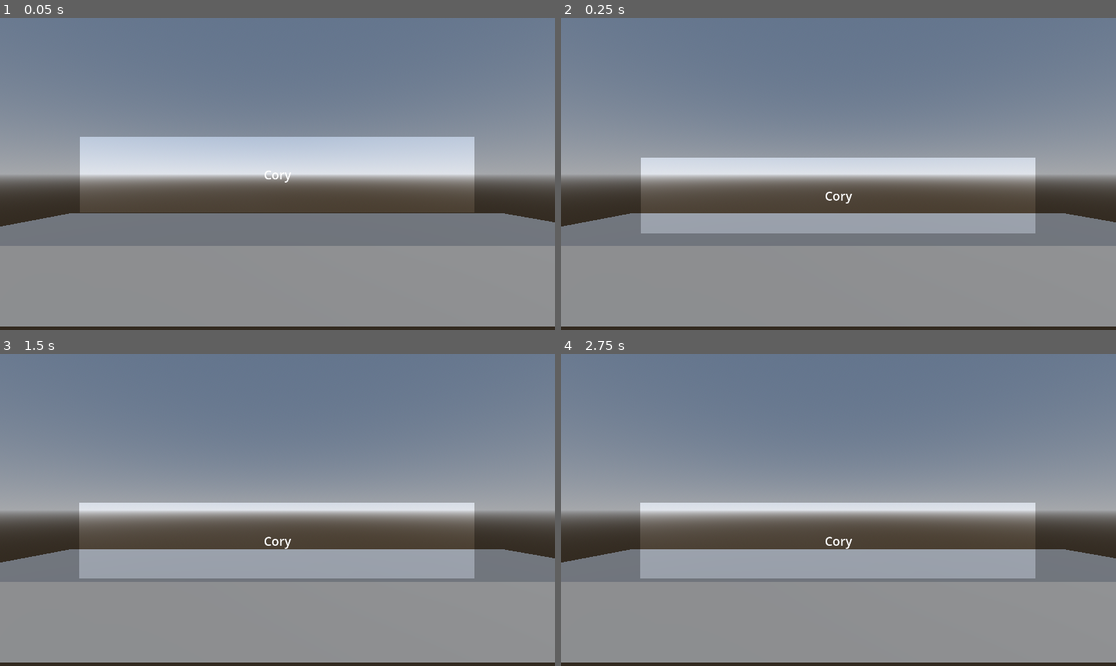
Above: before the commit, frames 1-4 (two rows, left to right).
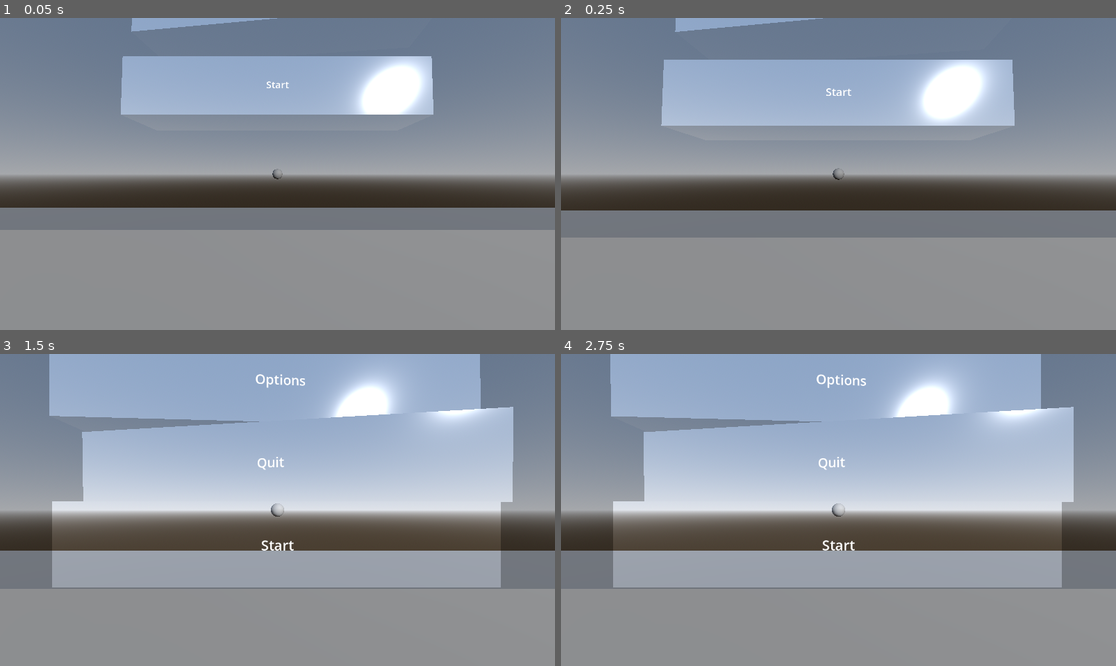
Above: after the commit, the same moments.

Repository: CKhamis/block_game_tuah
Game: Godot game, scene res://Menus/Main_Menu.tscn
Same seed, same stepped clock (60 frames per second), same inputs: the game is played once before the commit and once after it. This scene is started directly instead of the project's main scene.
Inputs:
- Up to frame 1 (0.05 s): no input
- Up to frame 2 (0.25 s): no input
- Up to frame 3 (1.5 s): no input
- Up to frame 4 (2.75 s): tap Enter at 2 s

The runs differ from the first frame. In frame 1, 35% of the frame differs, in the area x 0-100%, y 0-100%; in frame 2, 35%; in frame 3, 43%; in frame 4, 43%.

Commit message:
Increased system performance and stability. Also main menu systems

Diff:
--- a/Cursor/cursor.tscn
+++ b/Cursor/cursor.tscn
@@ -3,9 +3,13 @@
 [ext_resource type="Script" uid="uid://dk4138w45x60e" path="res://Cursor/cursor.gd" id="1_yrxwg"]
 
 [sub_resource type="SphereShape3D" id="SphereShape3D_1lwx6"]
+radius = 0.1
 
 [node name="Cursor" type="Area3D"]
 script = ExtResource("1_yrxwg")
 
 [node name="CollisionShape3D" type="CollisionShape3D" parent="."]
 shape = SubResource("SphereShape3D_1lwx6")
+
+[node name="CSGSphere3D" type="CSGSphere3D" parent="."]
+radius = 0.1
--- a/Menus/MainMenuButton.gd
+++ b/Menus/MainMenuButton.gd
@@ -1,9 +1,20 @@
 class_name MenuBlock
 extends RigidBody3D
 
+@export var button_action:modes = modes.START
+@onready var animation_player:=$"../AnimationPlayer"
+@onready var animation_tree:=$"../AnimationTree"
+@onready var label:=$"Label3D"
+@export var button_name:String = "Block"
 
+enum modes {
+	START,
+	OPTIONS,
+	QUIT
+}
 # Called when the node enters the scene tree for the first time.
 func _ready() -> void:
+	label.text = button_name
 	pass # Replace with function body.
 
 
@@ -12,4 +23,12 @@
 	pass
 
 func pressed():
-	get_tree().change_scene_to_file("res://test_world.tscn")
+	match button_action:
+		modes.START:
+			get_tree().change_scene_to_file("res://test_world.tscn")
+		modes.QUIT:
+			get_tree().quit(0)
+		modes.OPTIONS:
+			# animation_tree.set("parameters/conditions/more_options_clicked", true)
+			animation_player.play("more_options")
+			print("rat")
--- a/Menus/Main_Menu.tscn
+++ b/Menus/Main_Menu.tscn
@@ -1,7 +1,7 @@
-[gd_scene load_steps=11 format=3 uid="uid://xmye0scvku4j"]
-
-[ext_resource type="Shader" uid="uid://b631jp1cmf7mf" path="res://glass.gdshader" id="1_6me7m"]
-[ext_resource type="Script" uid="uid://bm5pq2iva1ho3" path="res://Menus/MainMenuButton.gd" id="1_ns4o4"]
+[gd_scene load_steps=13 format=3 uid="uid://xmye0scvku4j"]
+
+[ext_resource type="Script" uid="uid://cvigelxh3x3my" path="res://Menus/main_menu.gd" id="1_g58hc"]
+[ext_resource type="PackedScene" uid="uid://cgfuurjsds1p6" path="res://Menus/Menu_Block.tscn" id="2_jca3q"]
 [ext_resource type="PackedScene" uid="uid://ciloo57jfovtv" path="res://Cursor/cursor.tscn" id="3_g58hc"]
 
 [sub_resource type="ProceduralSkyMaterial" id="ProceduralSkyMaterial_g58hc"]
@@ -17,56 +17,224 @@
 
 [sub_resource type="Compositor" id="Compositor_1gd2q"]
 
-[sub_resource type="ShaderMaterial" id="ShaderMaterial_ns4o4"]
-render_priority = 0
-shader = ExtResource("1_6me7m")
-shader_parameter/Refraction_Strength = 0.05
-shader_parameter/Fresnel_Power = 1.0
-shader_parameter/Emission_Power = 1.0
-shader_parameter/Specular_Power = 1.0
-shader_parameter/Roughness_Power = 0.1
-shader_parameter/Rim_Power = 0.1
-shader_parameter/Blur = 0.0
-shader_parameter/Taint = Color(1, 1, 1, 1)
-
-[sub_resource type="BoxShape3D" id="BoxShape3D_yco5u"]
-size = Vector3(5.15094, 1, 1)
+[sub_resource type="Animation" id="Animation_3ch0s"]
+resource_name = "start_pan"
+length = 1.5
+tracks/0/type = "value"
+tracks/0/imported = false
+tracks/0/enabled = true
+tracks/0/path = NodePath("Camera3D:position")
+tracks/0/interp = 1
+tracks/0/loop_wrap = true
+tracks/0/keys = {
+"times": PackedFloat32Array(0, 1),
+"transitions": PackedFloat32Array(0.43527636, 0.43527636),
+"update": 0,
+"values": [Vector3(0, 0, 3.96414), Vector3(0, 0, 2.9529977)]
+}
+tracks/1/type = "value"
+tracks/1/imported = false
+tracks/1/enabled = true
+tracks/1/path = NodePath("RigidBody3D:freeze")
+tracks/1/interp = 1
+tracks/1/loop_wrap = true
+tracks/1/keys = {
+"times": PackedFloat32Array(0, 1.5),
+"transitions": PackedFloat32Array(1, 1),
+"update": 1,
+"values": [false, true]
+}
+tracks/2/type = "value"
+tracks/2/imported = false
+tracks/2/enabled = true
+tracks/2/path = NodePath("RigidBody3D2:freeze")
+tracks/2/interp = 1
+tracks/2/loop_wrap = true
+tracks/2/keys = {
+"times": PackedFloat32Array(0, 1.5),
+"transitions": PackedFloat32Array(1, 1),
+"update": 1,
+"values": [false, true]
+}
+tracks/3/type = "value"
+tracks/3/imported = false
+tracks/3/enabled = true
+tracks/3/path = NodePath("RigidBody3D3:freeze")
+tracks/3/interp = 1
+tracks/3/loop_wrap = true
+tracks/3/keys = {
+"times": PackedFloat32Array(0, 1.5),
+"transitions": PackedFloat32Array(1, 1),
+"update": 1,
+"values": [false, true]
+}
+
+[sub_resource type="Animation" id="Animation_pexlp"]
+length = 0.001
+tracks/0/type = "value"
+tracks/0/imported = false
+tracks/0/enabled = true
+tracks/0/path = NodePath("Camera3D:position")
+tracks/0/interp = 1
+tracks/0/loop_wrap = true
+tracks/0/keys = {
+"times": PackedFloat32Array(0),
+"transitions": PackedFloat32Array(1),
+"update": 0,
+"values": [Vector3(0, 0, 2.9529977)]
+}
+tracks/1/type = "value"
+tracks/1/imported = false
+tracks/1/enabled = true
+tracks/1/path = NodePath("Camera3D:rotation")
+tracks/1/interp = 1
+tracks/1/loop_wrap = true
+tracks/1/keys = {
+"times": PackedFloat32Array(0),
+"transitions": PackedFloat32Array(1),
+"update": 0,
+"values": [Vector3(0, 0, 0)]
+}
+tracks/2/type = "value"
+tracks/2/imported = false
+tracks/2/enabled = true
+tracks/2/path = NodePath("RigidBody3D4:freeze")
+tracks/2/interp = 1
+tracks/2/loop_wrap = true
+tracks/2/keys = {
+"times": PackedFloat32Array(0),
+"transitions": PackedFloat32Array(1),
+"update": 1,
+"values": [true]
+}
+tracks/3/type = "value"
+tracks/3/imported = false
+tracks/3/enabled = true
+tracks/3/path = NodePath("RigidBody3D:freeze")
+tracks/3/interp = 1
+tracks/3/loop_wrap = true
+tracks/3/keys = {
+"times": PackedFloat32Array(0),
+"transitions": PackedFloat32Array(1),
+"update": 1,
+"values": [false]
+}
+tracks/4/type = "value"
+tracks/4/imported = false
+tracks/4/enabled = true
+tracks/4/path = NodePath("RigidBody3D2:freeze")
+tracks/4/interp = 1
+tracks/4/loop_wrap = true
+tracks/4/keys = {
+"times": PackedFloat32Array(0),
+"transitions": PackedFloat32Array(1),
+"update": 1,
+"values": [false]
+}
+tracks/5/type = "value"
+tracks/5/imported = false
+tracks/5/enabled = true
+tracks/5/path = NodePath("RigidBody3D3:freeze")
+tracks/5/interp = 1
+tracks/5/loop_wrap = true
+tracks/5/keys = {
+"times": PackedFloat32Array(0),
+"transitions": PackedFloat32Array(1),
+"update": 1,
+"values": [false]
+}
+
+[sub_resource type="Animation" id="Animation_g58hc"]
+resource_name = "more_options"
+length = 2.5
+tracks/0/type = "value"
+tracks/0/imported = false
+tracks/0/enabled = true
+tracks/0/path = NodePath("Camera3D:position")
+tracks/0/interp = 1
+tracks/0/loop_wrap = true
+tracks/0/keys = {
+"times": PackedFloat32Array(0, 2.4666667),
+"transitions": PackedFloat32Array(1, 0.39229217),
+"update": 0,
+"values": [Vector3(0, 0, 2.9529977), Vector3(0, 0.5837369, 4.189061)]
+}
+tracks/1/type = "value"
+tracks/1/imported = false
+tracks/1/enabled = true
+tracks/1/path = NodePath("Camera3D:rotation")
+tracks/1/interp = 1
+tracks/1/loop_wrap = true
+tracks/1/keys = {
+"times": PackedFloat32Array(0, 2.4666667),
+"transitions": PackedFloat32Array(1, 1),
+"update": 0,
+"values": [Vector3(0, 0, 0), Vector3(0.15547393, 0, 0)]
+}
+tracks/2/type = "value"
+tracks/2/imported = false
+tracks/2/enabled = true
+tracks/2/path = NodePath("RigidBody3D4:freeze")
+tracks/2/interp = 1
+tracks/2/loop_wrap = true
+tracks/2/keys = {
+"times": PackedFloat32Array(0, 0.36),
+"transitions": PackedFloat32Array(1, 1),
+"update": 1,
+"values": [true, false]
+}
+
+[sub_resource type="AnimationLibrary" id="AnimationLibrary_1gd2q"]
+_data = {
+&"RESET": SubResource("Animation_pexlp"),
+&"more_options": SubResource("Animation_g58hc"),
+&"start_pan": SubResource("Animation_3ch0s")
+}
 
 [node name="main_menu" type="Node3D"]
+script = ExtResource("1_g58hc")
 
 [node name="CSGBox3D2" type="CSGBox3D" parent="."]
-transform = Transform3D(1, 0, 0, 0, 1, 0, 0, 0, 1, 0.20861816, -1.3935087, -0.41755235)
+transform = Transform3D(1, 0, 0, 0, 1, 0, 0, 0, 1, -0.32333374, -2.2597196, -0.41755235)
 use_collision = true
-size = Vector3(9.838135, 1, 2.1339111)
+size = Vector3(22.65094, 2.7324219, 2.1339111)
 
 [node name="DirectionalLight3D" type="DirectionalLight3D" parent="."]
 transform = Transform3D(0.8684845, -0.19750777, 0.45467067, 8.881784e-16, 0.9171992, 0.39842895, -0.49571633, -0.34602937, 0.7965733, 6.31497, 1.5043974, 2.8388922)
 
 [node name="Camera3D" type="Camera3D" parent="."]
-transform = Transform3D(1, 0, 0, 0, 1, 0, 0, 0, 1, 0, 0, 3.1686258)
+transform = Transform3D(1, 0, 0, 0, 1, 0, 0, 0, 1, 0, 0, 2.9529977)
 
 [node name="WorldEnvironment" type="WorldEnvironment" parent="."]
 environment = SubResource("Environment_3ch0s")
 camera_attributes = SubResource("CameraAttributesPractical_pexlp")
 compositor = SubResource("Compositor_1gd2q")
 
-[node name="RigidBody3D" type="RigidBody3D" parent="."]
-script = ExtResource("1_ns4o4")
-
-[node name="CSGBox3D" type="CSGBox3D" parent="RigidBody3D"]
-transform = Transform3D(1, 0, 0, 0, 1, 0, 0, 0, 1, -0.006074667, 0, 0)
-size = Vector3(5.185547, 1, 1)
-material = SubResource("ShaderMaterial_ns4o4")
-
-[node name="CollisionShape3D" type="CollisionShape3D" parent="RigidBody3D"]
-transform = Transform3D(1, 0, 0, 0, 1, 0, 0, 0, 1, -0.036712646, 0, 0)
-shape = SubResource("BoxShape3D_yco5u")
-
-[node name="Label3D" type="Label3D" parent="RigidBody3D"]
-transform = Transform3D(1, 0, 0, 0, 1, 0, 0, 0, 1, 0, 0, 0.5184774)
-text = "Cory"
+[node name="RigidBody3D" parent="." instance=ExtResource("2_jca3q")]
+transform = Transform3D(1, 0, 0, 0, 0.9990467, 0.043654263, 0, -0.043654263, 0.9990467, 0, 1.4673128, 0)
+button_name = "Start"
 
 [node name="Cursor" parent="." instance=ExtResource("3_g58hc")]
 
 [node name="Cursor2" parent="." instance=ExtResource("3_g58hc")]
 player_id = 1
+
+[node name="AnimationPlayer" type="AnimationPlayer" parent="."]
+libraries = {
+&"": SubResource("AnimationLibrary_1gd2q")
+}
+
+[node name="RigidBody3D2" parent="." instance=ExtResource("2_jca3q")]
+transform = Transform3D(0.99299645, 0.0058330935, -0.11799992, 1.1708359e-10, 0.99878055, 0.049372744, 0.118144006, -0.04902696, 0.9917854, 0, 3.0564322, 0)
+button_action = 2
+button_name = "Quit"
+
+[node name="RigidBody3D3" parent="." instance=ExtResource("2_jca3q")]
+transform = Transform3D(0.9976629, 0, 0.068328716, 0, 1, 0, -0.068328716, 0, 0.9976629, 0, 4.9968185, 0)
+button_action = 1
+button_name = "Options"
+
+[node name="RigidBody3D4" parent="." instance=ExtResource("2_jca3q")]
+transform = Transform3D(0.99935436, 0, 0.035928596, 0, 1, 0, -0.035928596, 0, 0.99935436, 0, 9.506786, 0)
+freeze = true
+button_name = "Start (Evil)"
--- /dev/null
+++ b/Menus/Menu_Block.tscn
@@ -0,0 +1,35 @@
+[gd_scene load_steps=5 format=3 uid="uid://cgfuurjsds1p6"]
+
+[ext_resource type="Script" uid="uid://bm5pq2iva1ho3" path="res://Menus/MainMenuButton.gd" id="1_v2luu"]
+[ext_resource type="Shader" uid="uid://b631jp1cmf7mf" path="res://glass.gdshader" id="2_b8lsf"]
+
+[sub_resource type="ShaderMaterial" id="ShaderMaterial_ns4o4"]
+render_priority = 0
+shader = ExtResource("2_b8lsf")
+shader_parameter/Refraction_Strength = 0.05
+shader_parameter/Fresnel_Power = 1.0
+shader_parameter/Emission_Power = 1.0
+shader_parameter/Specular_Power = 1.0
+shader_parameter/Roughness_Power = 0.1
+shader_parameter/Rim_Power = 0.1
+shader_parameter/Blur = 0.0
+shader_parameter/Taint = Color(1, 1, 1, 1)
+
+[sub_resource type="BoxShape3D" id="BoxShape3D_yco5u"]
+size = Vector3(5.15094, 1, 1)
+
+[node name="RigidBody3D" type="RigidBody3D"]
+script = ExtResource("1_v2luu")
+
+[node name="CSGBox3D" type="CSGBox3D" parent="."]
+transform = Transform3D(1, 0, 0, 0, 1, 0, 0, 0, 1, -0.006074667, 0, 0)
+size = Vector3(5.185547, 1, 1)
+material = SubResource("ShaderMaterial_ns4o4")
+
+[node name="CollisionShape3D" type="CollisionShape3D" parent="."]
+transform = Transform3D(1, 0, 0, 0, 1, 0, 0, 0, 1, -0.036712646, 0, 0)
+shape = SubResource("BoxShape3D_yco5u")
+
+[node name="Label3D" type="Label3D" parent="."]
+transform = Transform3D(1, 0, 0, 0, 1, 0, 0, 0, 1, 0, 0, 0.5184774)
+text = "Cory"
--- /dev/null
+++ b/Menus/main_menu.gd
@@ -0,0 +1,10 @@
+extends Node3D
+@onready var animation_player:=$AnimationPlayer
+
+# Called when the node enters the scene tree for the first time.
+func _ready() -> void:
+	animation_player.play("start_pan")
+
+# Called every frame. 'delta' is the elapsed time since the previous frame.
+func _process(delta: float) -> void:
+	pass
Not shown, added: Menus/main_menu.gd.uid
